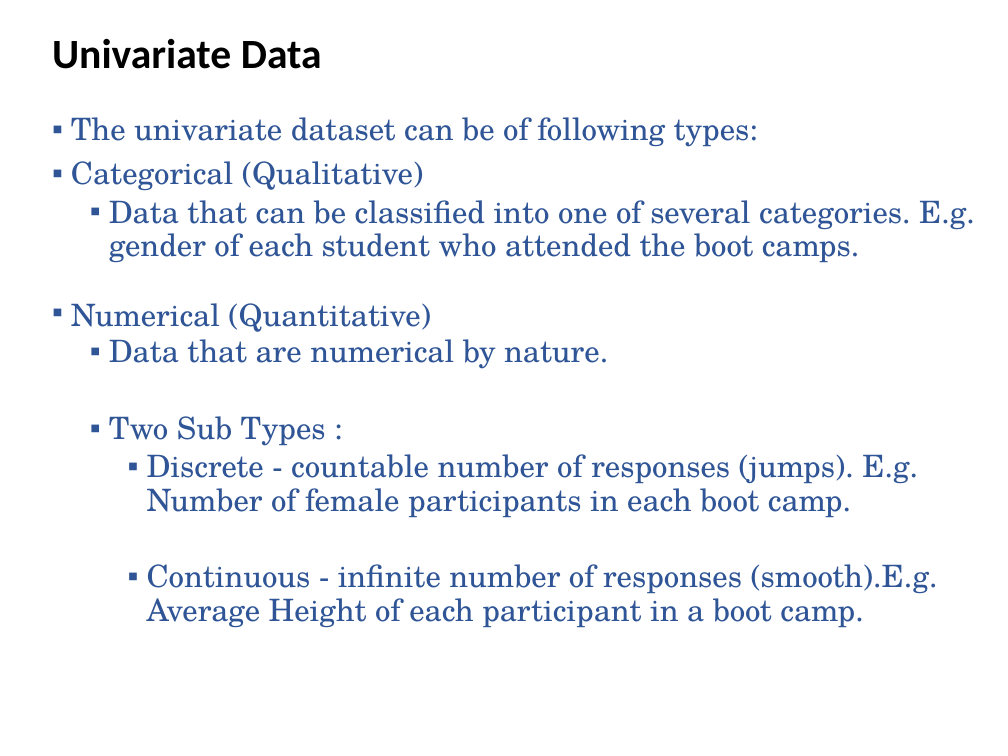
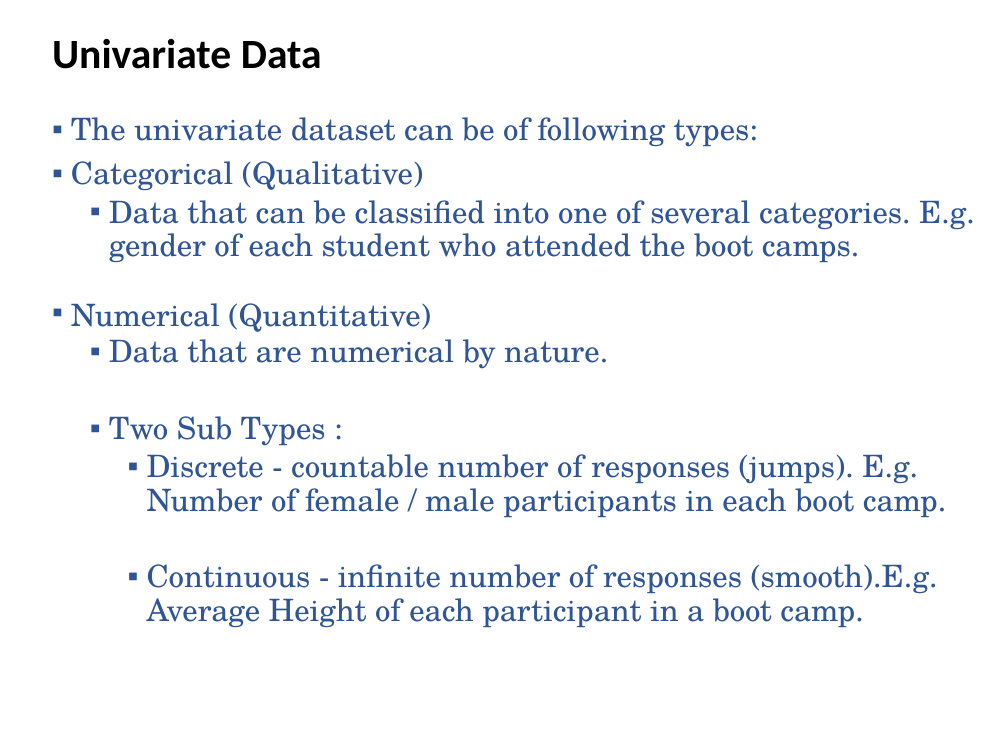
Before and after one commit to utkarshiiitm/Bootcamp-2, a slide deck: slide 7 of Boot Camp 2.pptx. Drawn at 1008x756 pixels with LibreOffice and Linux fonts; fonts in the diff are those of the drawing. Boxes give left, top, right and bottom in pixels: in the first picture for what was removed or moved away, otherwise in the second. Text is boxed around its words. In the diff, an @@ line names an element or a change of style, - is before the commit and + after.

```diff
--- a/Boot Camp 2.pptx
+++ b/Boot Camp 2.pptx
@@ text at (x1=147, y1=454, x2=946, y2=518): text changed @@
-    ▪ Discrete - countable number of responses (jumps). E.g. Number of female participants in each boot camp.
+    ▪ Discrete - countable number of responses (jumps). E.g. Number of female / male participants in each boot camp.
```
Also in this commit, not shown: 17 other slides changed, 2 slides added.
